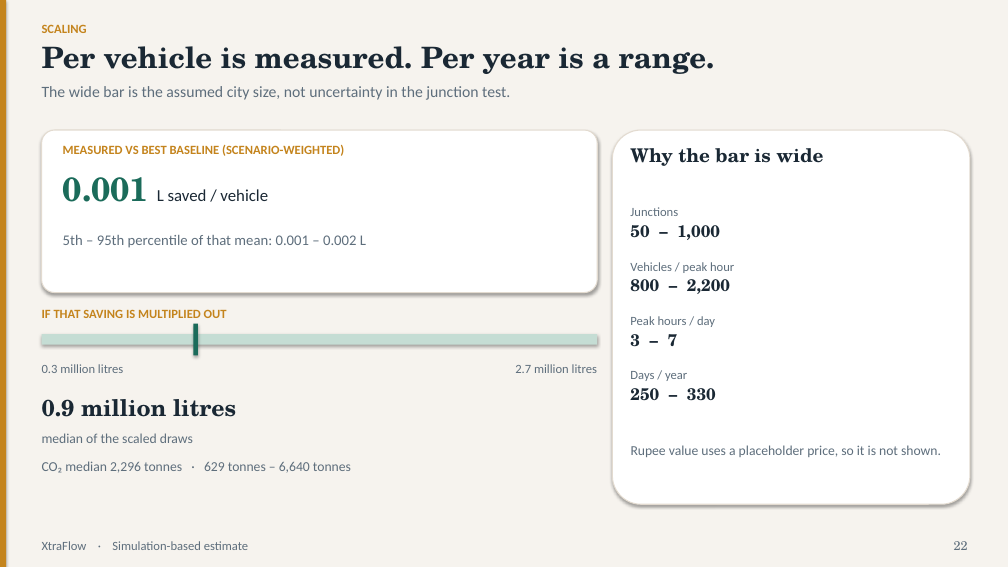
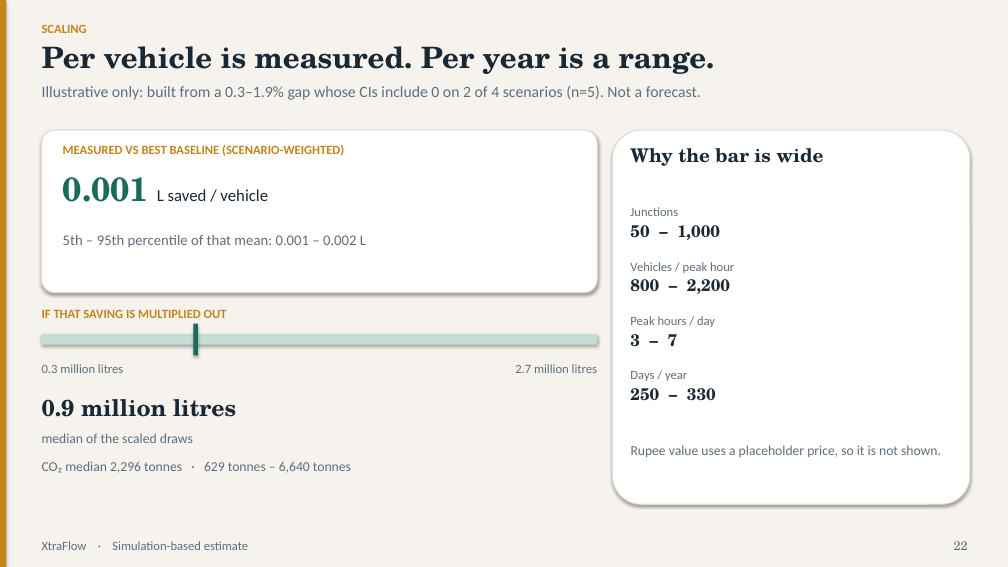
Before and after one commit to couder-04/XtraFlow, a slide deck: slide 22 of results/deck.pptx. Drawn at 1008x567 pixels with LibreOffice and Linux fonts; fonts in the diff are those of the drawing. Boxes give left, top, right and bottom in pixels: in the first picture for what was removed or moved away, otherwise in the second. Text is boxed around its words. In the diff, an @@ line names an element or a change of style, - is before the commit and + after.

```diff
--- a/results/deck.pptx
+++ b/results/deck.pptx
@@ text at [42, 86, 701, 100]: text changed @@
-The wide bar is the assumed city size, not uncertainty in the junction test.
+Illustrative only: built from a 0.3–1.9% gap whose CIs include 0 on 2 of 4 scenarios (n=5). Not a forecast.
```
Also in this commit, not shown: 2 other slides changed, 2 other files.
